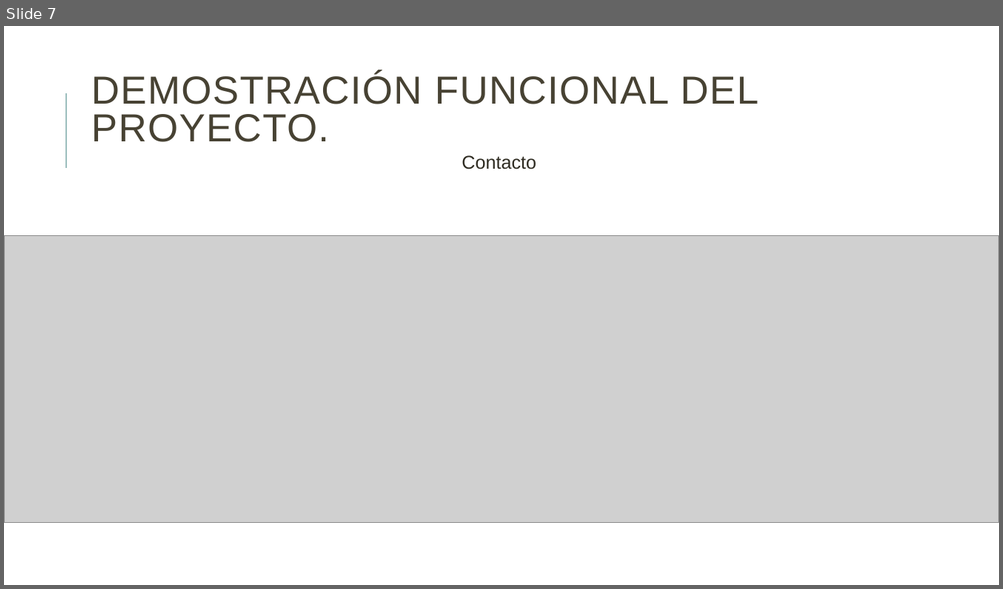
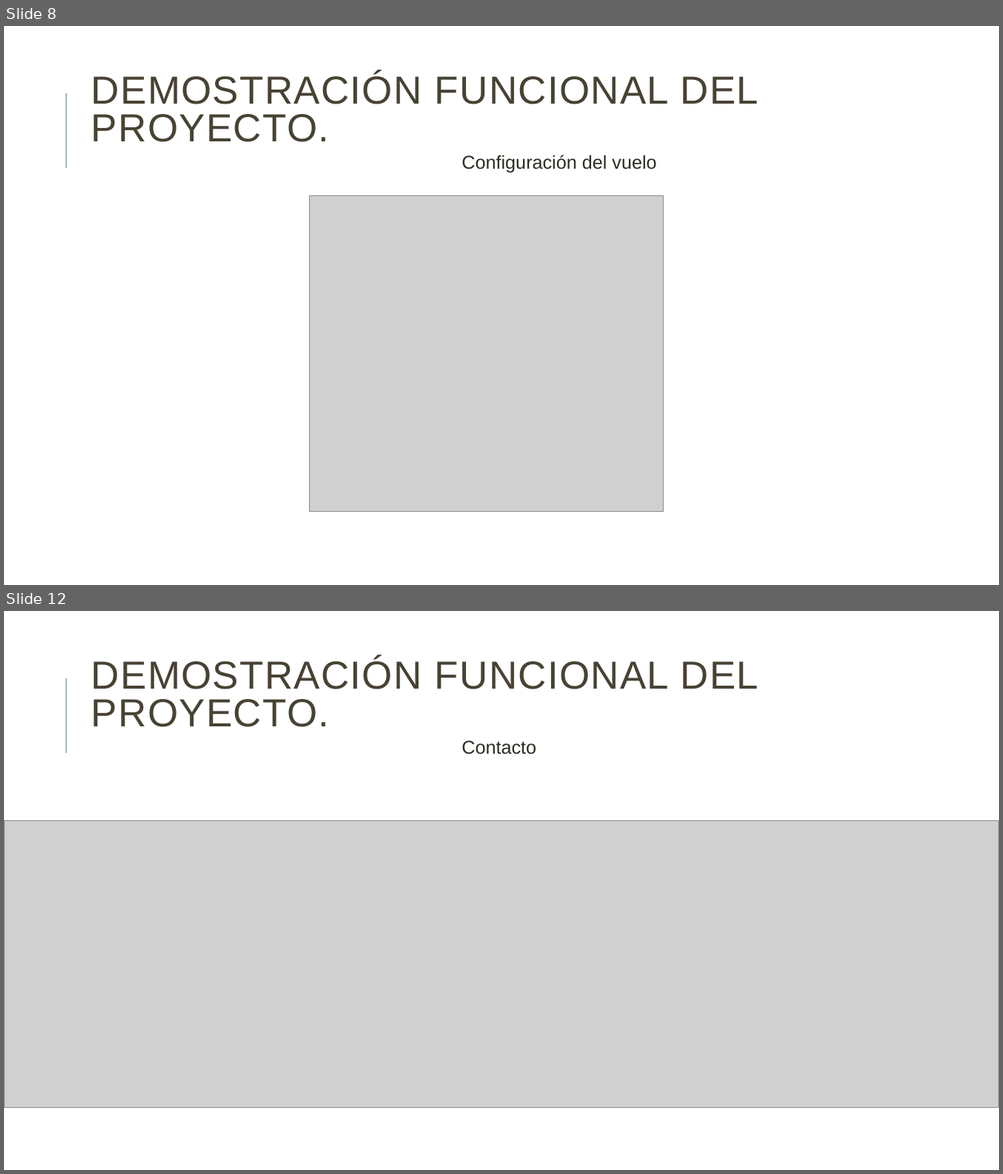
Before and after one commit to danielallhoff/M17-G4-AirDSS, a slide deck: AIRDSS.pptx. Shown one above the other, each under a label of ours: slide 7 before the commit, slides 8 and 12 after it; the slides between them are not shown. The pictures are 1003x589 and 1003x1174 pixels, drawn with LibreOffice and Linux fonts; fonts in the diff are those of the drawing; grey boxes stand for pictures. Boxes give left, top, right and bottom in pixels: in the first picture for what was removed or moved away, otherwise in the second. Text is boxed around its words. In the diff, an @@ line names an element or a change of style, - is before the commit and + after.

```diff
--- a/AIRDSS.pptx
+++ b/AIRDSS.pptx
@@ slide 8 added at box(4, 26, 999, 585), background #FFFFFF; not listed: 1 template element that a slide beside it also shows @@
@@ title added at box(91, 72, 759, 142), 37.8 pt, text #474233 @@
+DEMOSTRACIÓN FUNCIONAL DEL PROYECTO.
@@ text added at box(461, 155, 656, 173), 18 pt, text #2E2B21 @@
+Configuración del vuelo
@@ picture added at box(309, 196, 663, 511) @@
@@ what was slide 7 is now slide 12 @@
```
Also in this commit, not shown: 1 slide changed, 4 other slides added, 4 other files.
